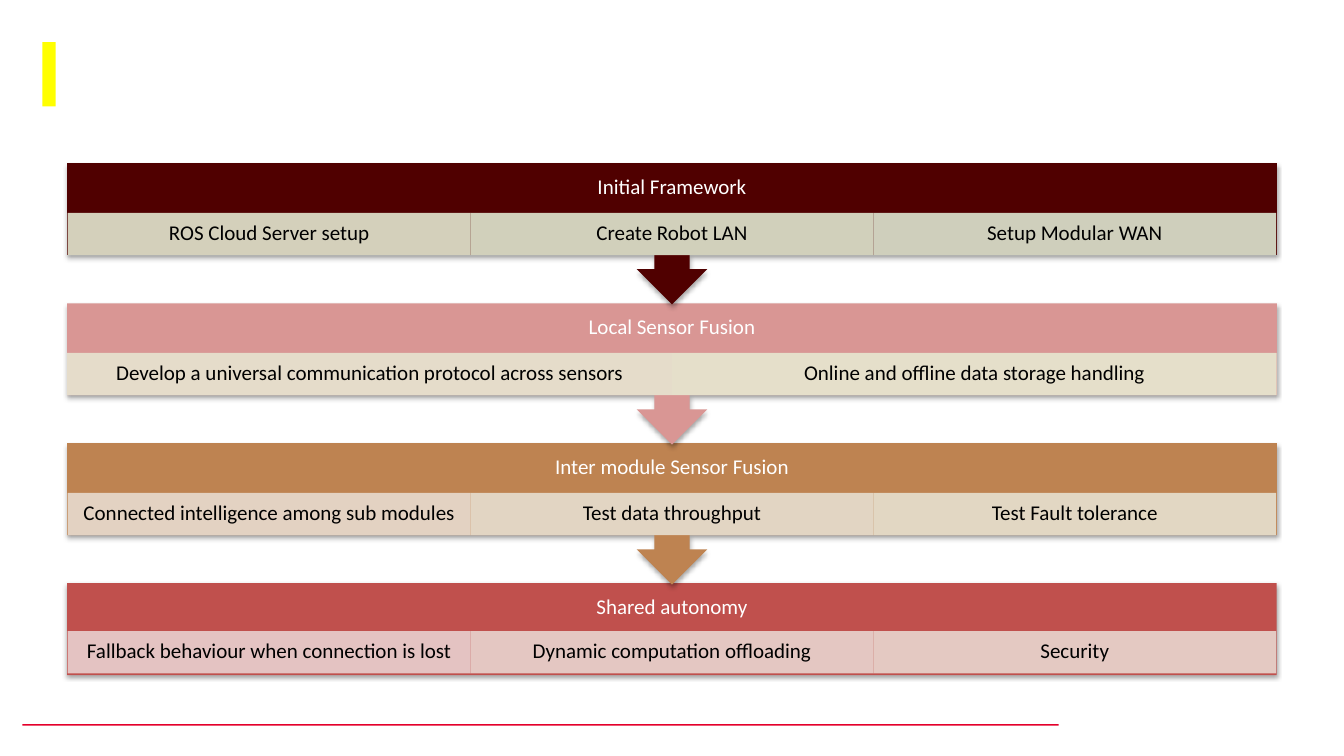
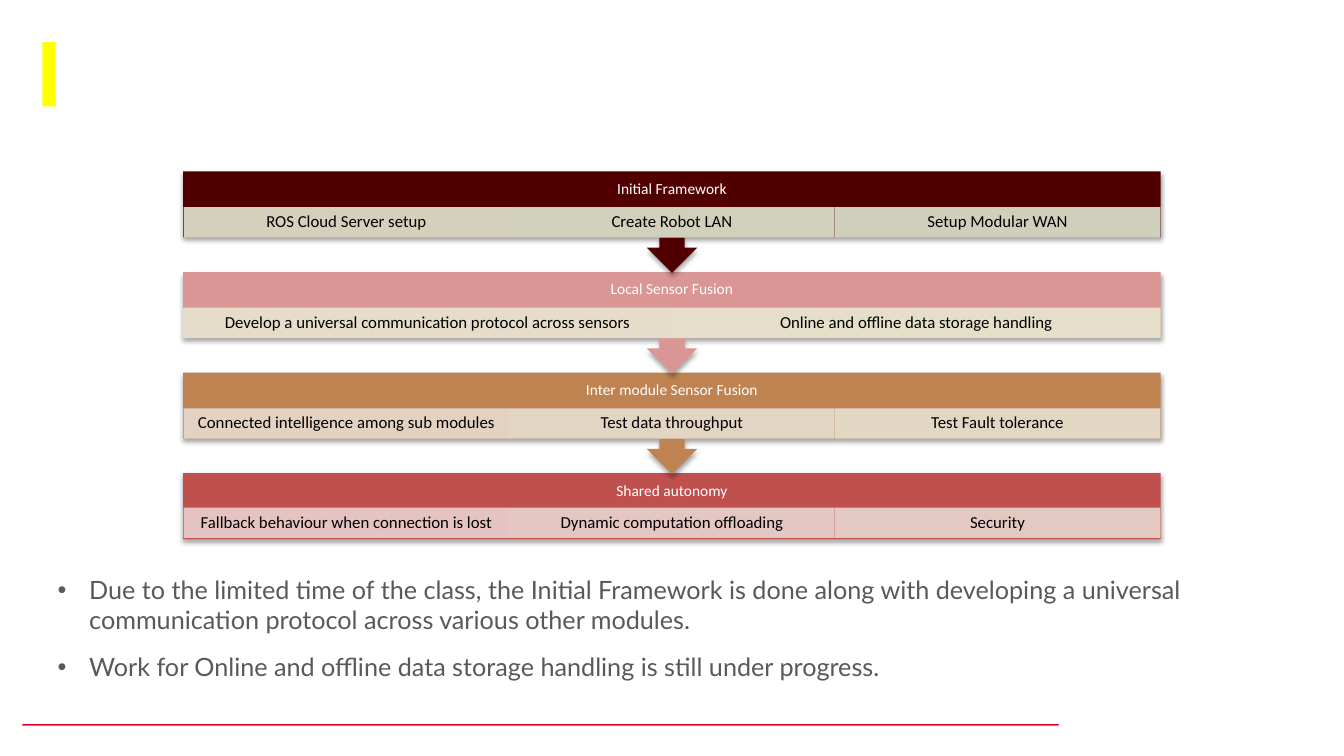
Before and after one commit to swarnabha13/CSCE643_Robotics_and_Spatial_Intelligence, a slide deck: slide 5 of 643 Final project.pptx (slide 6 before the commit). Drawn at 1344x756 pixels with LibreOffice and Linux fonts; fonts in the diff are those of the drawing; background and template pictures are left out. Boxes give left, top, right and bottom in pixels: in the first picture for what was removed or moved away, otherwise in the second. Text is boxed around its words. In the diff, an @@ line names an element or a change of style, - is before the commit and + after.

```diff
--- a/643 Final project.pptx
+++ b/643 Final project.pptx
@@ text "Initial Framework": place and size @@
-text "Initial Framework" at bbox=[597, 179, 746, 194]
+text "Initial Framework" at bbox=[617, 183, 727, 194]
@@ up arrow callout: place and size @@
-up arrow callout at bbox=[68, 163, 1277, 304]
+up arrow callout at bbox=[184, 171, 1162, 273]
@@ text "ROS Cloud Server setup": place and size @@
-text "ROS Cloud Server setup" at bbox=[169, 225, 370, 244]
+text "ROS Cloud Server setup" at bbox=[266, 215, 426, 230]
@@ rectangle: place and size @@
-rectangle at bbox=[68, 213, 471, 255]
+rectangle at bbox=[184, 208, 509, 238]
@@ text "Create Robot LAN": place and size @@
-text "Create Robot LAN" at bbox=[596, 225, 748, 240]
+text "Create Robot LAN" at bbox=[612, 215, 733, 227]
@@ rectangle: place and size @@
-rectangle at bbox=[471, 213, 874, 255]
+rectangle at bbox=[509, 208, 835, 238]
@@ text "Setup Modular WAN": place and size @@
-text "Setup Modular WAN" at bbox=[987, 225, 1162, 244]
+text "Setup Modular WAN" at bbox=[927, 215, 1068, 230]
@@ rectangle: place and size @@
-rectangle at bbox=[873, 213, 1276, 255]
+rectangle at bbox=[835, 208, 1160, 238]
@@ text "Local Sensor Fusion": place and size @@
-text "Local Sensor Fusion" at bbox=[589, 319, 755, 334]
+text "Local Sensor Fusion" at bbox=[611, 283, 733, 294]
@@ up arrow callout: place and size @@
-up arrow callout at bbox=[68, 303, 1277, 445]
+up arrow callout at bbox=[184, 272, 1162, 374]
@@ text "Develop a universal communication protocol ...": place and size @@
-text "Develop a universal communication protocol ..." at bbox=[116, 365, 622, 384]
+text "Develop a universal communication protocol ..." at bbox=[225, 316, 629, 331]
@@ rectangle: place and size @@
-rectangle at bbox=[68, 353, 673, 395]
+rectangle at bbox=[184, 308, 673, 338]
@@ text "Online and offline data storage ...": place and size @@
-text "Online and offline data storage ..." at bbox=[804, 365, 1145, 384]
+text "Online and offline data storage ..." at bbox=[780, 316, 1052, 331]
@@ rectangle: place and size @@
-rectangle at bbox=[673, 353, 1277, 395]
+rectangle at bbox=[673, 308, 1162, 338]
@@ text "Inter module Sensor Fusion": place and size @@
-text "Inter module Sensor Fusion" at bbox=[555, 459, 789, 474]
+text "Inter module Sensor Fusion" at bbox=[586, 384, 758, 395]
@@ up arrow callout: place and size @@
-up arrow callout at bbox=[68, 444, 1277, 585]
+up arrow callout at bbox=[184, 373, 1162, 475]
@@ text "Connected intelligence among sub modules": place and size @@
-text "Connected intelligence among sub modules" at bbox=[83, 505, 454, 524]
+text "Connected intelligence among sub modules" at bbox=[198, 416, 495, 431]
@@ rectangle: place and size @@
-rectangle at bbox=[68, 493, 471, 535]
+rectangle at bbox=[184, 408, 509, 439]
@@ text "Test data throughput": place and size @@
-text "Test data throughput" at bbox=[583, 505, 761, 524]
+text "Test data throughput" at bbox=[601, 416, 743, 431]
@@ rectangle: place and size @@
-rectangle at bbox=[471, 493, 874, 535]
+rectangle at bbox=[509, 408, 835, 439]
@@ text "Test Fault tolerance": place and size @@
-text "Test Fault tolerance" at bbox=[992, 505, 1157, 520]
+text "Test Fault tolerance" at bbox=[931, 416, 1063, 428]
@@ rectangle: place and size @@
-rectangle at bbox=[873, 493, 1276, 535]
+rectangle at bbox=[835, 408, 1160, 439]
@@ size 15 to 11 pt; less space between paragraphs in 4 elements at bbox=[617, 183, 727, 194], bbox=[611, 283, 733, 294], bbox=[586, 384, 758, 395], bbox=[616, 485, 727, 499] @@
@@ text "Shared autonomy": place and size @@
-text "Shared autonomy" at bbox=[596, 599, 747, 618]
+text "Shared autonomy" at bbox=[616, 485, 727, 499]
@@ rectangle: place and size @@
-rectangle at bbox=[68, 584, 1277, 676]
+rectangle at bbox=[184, 473, 1162, 538]
@@ text "Fallback behaviour when connection is ...": place and size @@
-text "Fallback behaviour when connection is ..." at bbox=[87, 643, 451, 658]
+text "Fallback behaviour when connection is ..." at bbox=[201, 516, 492, 528]
@@ rectangle: place and size @@
-rectangle at bbox=[68, 631, 471, 674]
+rectangle at bbox=[184, 507, 509, 537]
@@ text "Dynamic computation offloading": place and size @@
-text "Dynamic computation offloading" at bbox=[533, 643, 811, 662]
+text "Dynamic computation offloading" at bbox=[561, 516, 783, 531]
@@ rectangle: place and size @@
-rectangle at bbox=[471, 631, 874, 674]
+rectangle at bbox=[509, 507, 835, 537]
@@ size 15 to 12 pt; less space between paragraphs in 11 elements at bbox=[612, 215, 733, 227], bbox=[266, 215, 426, 230], bbox=[927, 215, 1068, 230], bbox=[225, 316, 629, 331], bbox=[780, 316, 1052, 331], bbox=[601, 416, 743, 431], bbox=[561, 516, 783, 531], bbox=[198, 416, 495, 431], bbox=[931, 416, 1063, 428], bbox=[201, 516, 492, 528], bbox=[970, 516, 1025, 531] @@
@@ text "Security": place and size @@
-text "Security" at bbox=[1040, 643, 1109, 662]
+text "Security" at bbox=[970, 516, 1025, 531]
@@ rectangle: place and size @@
-rectangle at bbox=[873, 631, 1276, 674]
+rectangle at bbox=[835, 507, 1160, 537]
@@ text added at bbox=[89, 580, 1181, 681], 18 pt, text #595959 @@
+• Due to the limited time of the class, the Initial Framework is done along with developing a universal communication protocol across various other modules.
+• Work for Online and offline data storage handling is still under progress.
```
Also in this commit, not shown: 3 other slides changed, 4 slides added, 2 slides removed.
